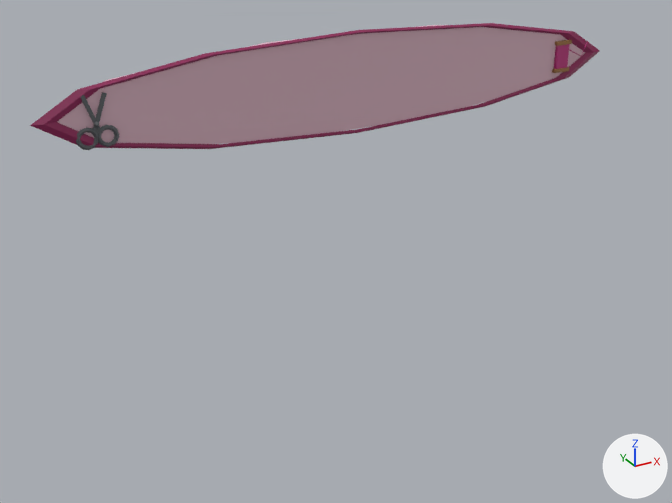
The glTF model assets/models/nha_rap/bang/bang_tiem_may_hong_nhung_48.glb as it was, and as the next commit left it.
Before and after are seen from a camera (50 mm lens) standing at (-0.93, -5.82, 4.49) and looking at (2.15, -0.23, 1.7). Every picture has the same lights, and +X, +Y and +Z are marked at lower right. The older version comes first. Vertices at exactly the same position are counted once.

Before the edit, the objects in view are built like this:
```python
me_tru_002 = bpy.data.meshes.new('tru.002')
me_tru_002.from_pydata(...)  # 248 vertices, 456 faces; spans x 0.09..4.71, y -0.14..-0.04, z 2.55..3.29
me_tru_002.materials.append(mat_pho_mausac)
ob_bang_tiem_may_hong_nhung_48 = bpy.data.objects.new('bang_tiem_may_hong_nhung_48', me_tru_002)
ob_bang_tiem_may_hong_nhung_48.location = (0.0, 0.0, 0.0)
```
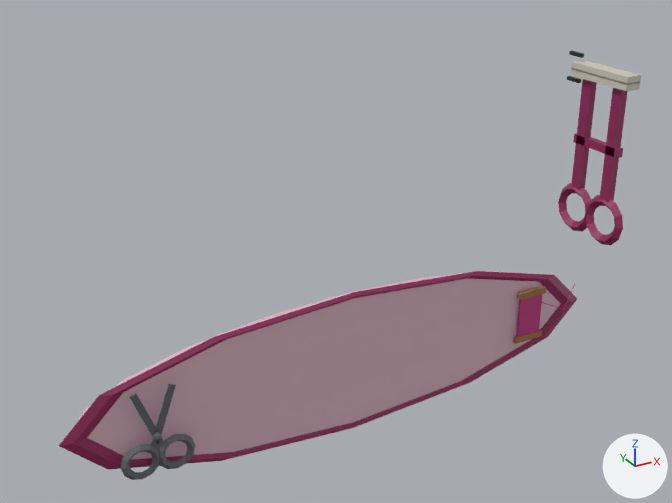
Diff of the bpy script that builds the scene:
```diff
--- a/assets/models/nha_rap/bang/bang_tiem_may_hong_nhung_48.glb.py
+++ b/assets/models/nha_rap/bang/bang_tiem_may_hong_nhung_48.glb.py
@@ me_tru_002 @@
-me_tru_002.from_pydata(...)  # 248 vertices, 456 faces; spans x 0.09..4.71, y -0.14..-0.04, z 2.55..3.29
+me_tru_002.from_pydata(...)  # 424 vertices, 784 faces; spans x 0.0..4.8, y -0.8..0.0, z -0.04..2.93
+# me_tru_002 part 1: a new loose piece, a 20-sided cylinder along y spanning x 0.1..4.7, y -0.07..-0.01, z -0.012..1.212, in mat_pho_mausac
+# me_tru_002 part 2: the loose piece of 48 vertices spanning x 0.49..0.63, y -0.13..-0.09, z 2.72..2.86 is scaled about its middle by 2.08, then moved by (-0.01, -0.06, -2.46)
+# me_tru_002 part 3: the loose piece of 8 vertices spanning x 0.41..0.53, y -0.12..-0.1, z 2.82..3.07 is scaled about its middle by (2.08, 1, 2.08), then moved by (0.16, -0.06, -2.29)
+# me_tru_002 part 4: the loose piece of 48 vertices spanning x 0.36..0.5, y -0.13..-0.09, z 2.72..2.86 is scaled about its middle by 2.08, then moved by (0.38, -0.06, -2.46)
+# me_tru_002 part 5: the loose piece of 8 vertices spanning x 0.46..0.58, y -0.12..-0.1, z 2.82..3.07 is scaled about its middle by (2.08, 1, 2.08), then moved by (0.21, -0.06, -2.29)
+# me_tru_002 part 6: a new loose piece, an icosphere of 20 faces spanning x 0.646..0.714, y -0.214..-0.15, z 0.481..0.557, in mat_pho_mausac
+# me_tru_002 part 7: a new loose piece, a box spanning x 4.08..4.32, y -0.121..-0.095, z 0.4..0.8, in mat_pho_mausac
+# me_tru_002 part 8: a new loose piece, a box spanning x 4.05..4.35, y -0.129..-0.099, z 0.35..0.41, in mat_pho_mausac
+# me_tru_002 part 9: a new loose piece, a box spanning x 4.05..4.35, y -0.129..-0.099, z 0.79..0.85, in mat_pho_mausac
+# me_tru_002 part 10: the loose piece of 12 vertices spanning x 4.34..4.54, y -0.12, z 2.9..3.02 is scaled about its middle by (2, 1, 2), then moved by (0.07, 0.0, -2.28)
+# me_tru_002 part 11: a new loose piece, a box spanning x 4.45..4.51, y -0.64..-0.54, z 1.78..2.73, in mat_pho_mausac
+# me_tru_002 part 12: a new loose piece, a box spanning x 4.45..4.51, y -0.3..-0.2, z 1.78..2.73, in mat_pho_mausac
+# me_tru_002 part 13: a new loose piece, a box spanning x 4.45..4.51, y -0.67..-0.17, z 2.195..2.265, in mat_pho_mausac
+# me_tru_002 part 14: a new loose piece, a box spanning x 4.465..4.495, y -0.14..0.0, z 2.895..2.925, in mat_pho_mausac
+# me_tru_002 part 15: a new loose piece, a box spanning x 4.465..4.495, y -0.14..0.0, z 2.685..2.715, in mat_pho_mausac
+# me_tru_002 part 16: a new loose piece, a box spanning x 4.41..4.55, y -0.72..-0.1, z 2.75..2.81, in mat_pho_mausac
+# me_tru_002 part 17: a new loose piece, a box spanning x 4.41..4.55, y -0.72..-0.1, z 2.8..2.86, in mat_pho_mausac
+# me_tru_002 part 18: a new loose piece of 92 vertices spanning x 4.43..4.53, y -0.8..-0.03, z 1.41..1.85, in mat_pho_mausac
+# me_tru_002 part 19: a new loose piece of 48 vertices spanning x 0.0..4.8, y -0.1..-0.05, z -0.04..1.24, in mat_pho_mausac
+# me_tru_002 part 20: 7 loose pieces with 124 vertices, spanning x 0.09..4.71, y -0.14..-0.04, z 2.55..3.29, are deleted
+# other edits to the shape of me_tru_002 do not show in these pictures
 me_tru_002.materials.append(mat_pho_mausac)
```

Boxes (x1, y1, x2, y2) around the edits, measured in the pictures (672 x 503 px; the box of a moved part takes in the faces that stretch with it):
'bang_tiem_may_hong_nhung_48', reshaped (236% taller)
    before: (30, 23, 600, 150)
    after: (59, 51, 641, 480)
part 1 of me_tru_002, added
    after: (79, 271, 561, 460)
part 2 of me_tru_002, moved or reshaped
    before: (97, 125, 119, 147)
    after: (121, 444, 160, 480)
part 3 of me_tru_002, moved or reshaped
    before: (81, 95, 101, 133)
    after: (129, 393, 164, 448)
part 4 of me_tru_002, moved or reshaped
    before: (76, 127, 98, 150)
    after: (158, 434, 196, 469)
part 5 of me_tru_002, moved or reshaped
    before: (93, 92, 107, 133)
    after: (151, 384, 176, 449)
part 6 of me_tru_002, added
    after: (153, 432, 162, 441)
part 7 of me_tru_002, added (red)
    after: (516, 294, 542, 337)
part 8 of me_tru_002, added
    after: (513, 329, 542, 344)
part 9 of me_tru_002, added
    after: (517, 286, 546, 300)
part 10 of me_tru_002, moved or reshaped
    before: (569, 41, 588, 57)
    after: (542, 284, 575, 310)
part 11 of me_tru_002, added (red)
    after: (599, 88, 628, 204)
part 12 of me_tru_002, added (red)
    after: (571, 79, 597, 192)
part 13 of me_tru_002, added (red)
    after: (573, 133, 623, 158)
part 14 of me_tru_002, added
    after: (569, 51, 584, 58)
part 15 of me_tru_002, added
    after: (567, 76, 582, 83)
part 16 of me_tru_002, added
    after: (571, 68, 640, 91)
part 17 of me_tru_002, added
    after: (571, 60, 641, 85)
part 18 of me_tru_002, added (brown)
    after: (558, 183, 623, 245)
part 19 of me_tru_002, added
    after: (59, 271, 577, 470)
part 20 of me_tru_002, deleted
    before: (30, 23, 600, 149)
